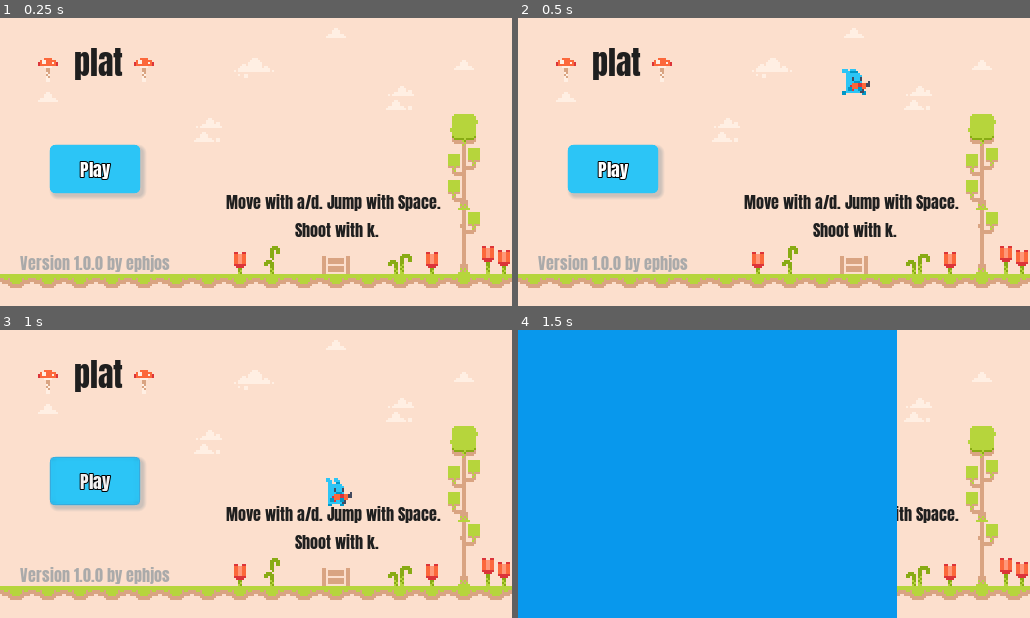
Above: before the commit, frames 1-4 (two rows, left to right).
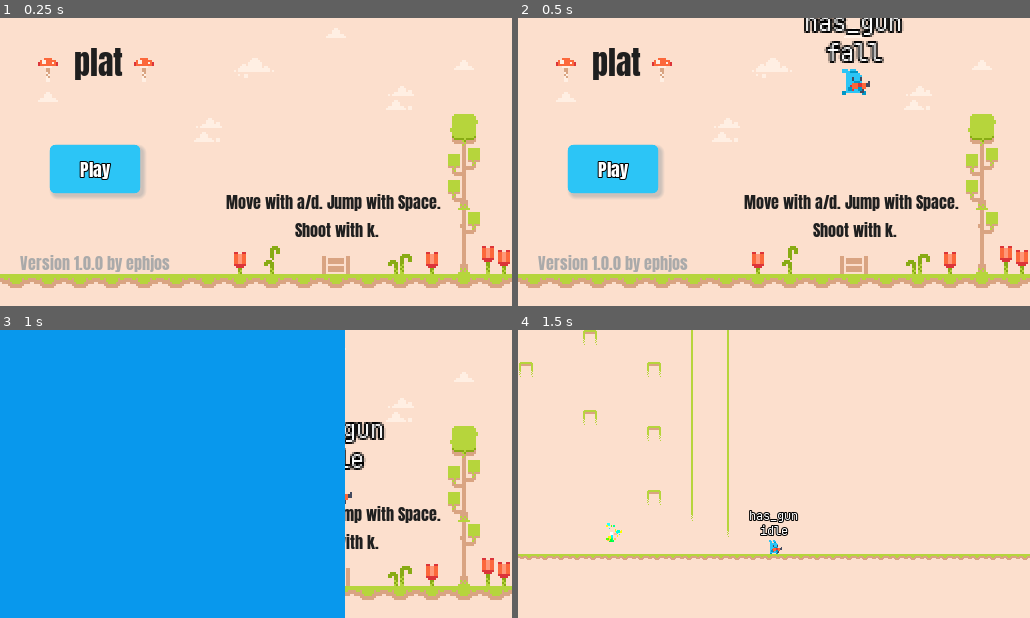
Above: after the commit, the same moments.

Repository: ephjos/plat
Game: Godot game, scene res://TitleScreen/TitleScreen.tscn
The game is run twice, just before and just after one commit, with the same random seed, the same clock (stepped at 60 frames per second) and the same inputs.
Inputs (mouse positions are in pixels of both pictures, inside the frame that each line leads up to):
- Up to frame 1 (0.25 s): no input
- Up to frame 2 (0.5 s): no input
- Up to frame 3 (1 s): click "Play" at 0.5 s
- Up to frame 4 (1.5 s): click (615, 479) at 1.25 s, where only the run before the commit has a clickable "Play"

Frame 1 is identical in both runs. In frame 2, 1.6% of the frame differs, in the area x 55-76%, y 0-16%; in frame 3, 68%; in frame 4, 78%, in the area x 0-100%, y 0-100%.

Commit message:
Created goal

Diff:
--- a/Globals/Globals.gd
+++ b/Globals/Globals.gd
@@ -2,7 +2,7 @@
 
 var PLAYER = null
 
-const DEBUG = false
+const DEBUG = true
 
 const TILE_SIZE = 16 # px
 const GRAVITY = 1200
--- /dev/null
+++ b/Goal/Goal.gd
@@ -0,0 +1,12 @@
+extends Area2D
+
+signal finish;
+
+onready var particles = $CPUParticles2D
+
+func _on_Goal_body_entered(body):
+	particles.initial_velocity = 150
+	yield(get_tree().create_timer(0.5), "timeout")
+	particles.emitting = false
+	yield(get_tree().create_timer(0.5), "timeout")
+	emit_signal("finish")
--- /dev/null
+++ b/Goal/Goal.tscn
@@ -0,0 +1,29 @@
+[gd_scene load_steps=3 format=2]
+
+[ext_resource path="res://Goal/Goal.gd" type="Script" id=1]
+
+[sub_resource type="CircleShape2D" id=1]
+radius = 11.275
+
+[node name="Goal" type="Area2D"]
+collision_layer = 16
+collision_mask = 2
+script = ExtResource( 1 )
+
+[node name="CollisionShape2D" type="CollisionShape2D" parent="."]
+shape = SubResource( 1 )
+
+[node name="CPUParticles2D" type="CPUParticles2D" parent="."]
+position = Vector2( 0, 8 )
+amount = 64
+gravity = Vector2( 0, 0 )
+initial_velocity = 50.0
+angular_velocity = 10.0
+angular_velocity_random = 1.0
+orbit_velocity = 1.0
+scale_amount = 3.0
+scale_amount_random = 1.0
+hue_variation = 1.0
+hue_variation_random = 1.0
+
+[connection signal="body_entered" from="." to="." method="_on_Goal_body_entered"]
--- a/TitleScreen/TitleScreen.gd
+++ b/TitleScreen/TitleScreen.gd
@@ -11,7 +11,7 @@
 
 func _start():
 	SceneChanger.show()
-	SceneChanger.change_scene("res://World.tscn")
+	SceneChanger.change_scene("res://World.tscn", 0)
 
 func _on_Button_pressed():
 	_start()
--- a/TitleScreen/TitleScreen.tscn
+++ b/TitleScreen/TitleScreen.tscn
@@ -46,19 +46,19 @@
 outline_color = Color( 0, 0, 0, 1 )
 font_data = ExtResource( 4 )
 
-[sub_resource type="RectangleShape2D" id=9]
+[sub_resource type="RectangleShape2D" id=5]
 extents = Vector2( 44.6647, 23.0817 )
-
-[sub_resource type="DynamicFont" id=5]
-font_data = ExtResource( 4 )
 
 [sub_resource type="DynamicFont" id=6]
 font_data = ExtResource( 4 )
 
-[sub_resource type="RectangleShape2D" id=7]
+[sub_resource type="DynamicFont" id=7]
+font_data = ExtResource( 4 )
+
+[sub_resource type="RectangleShape2D" id=8]
 extents = Vector2( 104.487, 10 )
 
-[sub_resource type="RectangleShape2D" id=8]
+[sub_resource type="RectangleShape2D" id=9]
 extents = Vector2( 10, 256.458 )
 
 [node name="TitleScreen" type="MarginContainer"]
@@ -160,26 +160,26 @@
 
 [node name="CollisionShape2D" type="CollisionShape2D" parent="HBoxContainer/CenterContainer/StaticBody2D"]
 position = Vector2( 158.334, 165.723 )
-shape = SubResource( 7 )
+shape = SubResource( 8 )
 
 [node name="StaticBody2D" type="StaticBody2D" parent="."]
 
 [node name="CollisionShape2D" type="CollisionShape2D" parent="StaticBody2D"]
-position = Vector2( 0, 130 )
-shape = SubResource( 8 )
+position = Vector2( -10, 130 )
+shape = SubResource( 9 )
 
 [node name="StaticBody2D2" type="StaticBody2D" parent="."]
 
 [node name="CollisionShape2D" type="CollisionShape2D" parent="StaticBody2D2"]
-position = Vector2( 514, 130 )
-shape = SubResource( 8 )
+position = Vector2( 522, 130 )
+shape = SubResource( 9 )
 
 [node name="StaticBody2D3" type="StaticBody2D" parent="."]
 
 [node name="CollisionShape2D" type="CollisionShape2D" parent="StaticBody2D3"]
 position = Vector2( 254.812, -118.565 )
 rotation = 1.5708
-shape = SubResource( 8 )
+shape = SubResource( 9 )
 
 [connection signal="pressed" from="HBoxContainer/VBoxContainer/ButtonContainer/Button" to="." method="_on_Button_pressed"]
 [connection signal="hit" from="HBoxContainer/VBoxContainer/ButtonContainer/Button/StaticBody2D" to="." method="_on_StaticBody2D_hit"]
--- /dev/null
+++ b/World.gd
@@ -0,0 +1,4 @@
+extends Node2D
+
+func _on_Goal_finish():
+	SceneChanger.change_scene("res://World.tscn")
--- a/World.tscn
+++ b/World.tscn
@@ -1,10 +1,13 @@
-[gd_scene load_steps=4 format=2]
+[gd_scene load_steps=6 format=2]
 
 [ext_resource path="res://Tileset/Tileset.tres" type="TileSet" id=1]
 [ext_resource path="res://Player/Player.tscn" type="PackedScene" id=2]
 [ext_resource path="res://Camera/Camera.tscn" type="PackedScene" id=3]
+[ext_resource path="res://Goal/Goal.tscn" type="PackedScene" id=4]
+[ext_resource path="res://World.gd" type="Script" id=5]
 
 [node name="World" type="Node2D"]
+script = ExtResource( 5 )
 
 [node name="TileMap" type="TileMap" parent="." groups=[
 "tilemap",
@@ -20,3 +23,8 @@
 position = Vector2( 896, 184 )
 
 [node name="Camera" parent="Player" instance=ExtResource( 3 )]
+
+[node name="Goal" parent="." instance=ExtResource( 4 )]
+position = Vector2( 728.918, 201.343 )
+
+[connection signal="finish" from="Goal" to="." method="_on_Goal_finish"]
Not shown: 2 places in TitleScreen/TitleScreen.tscn that only renumber resources
